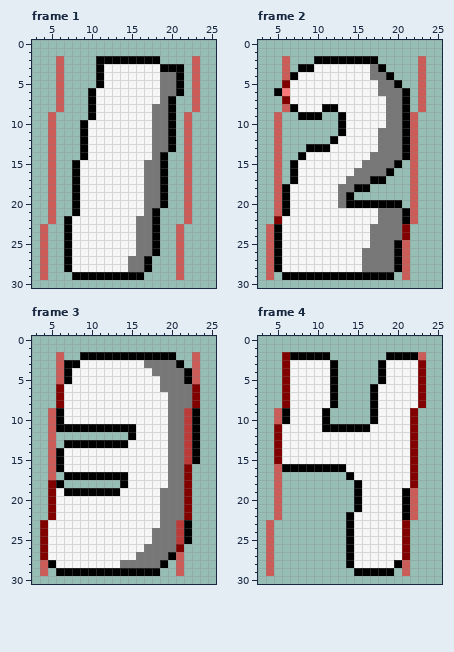
Two versions of one pixel-art file, asset shit/hud gfx/combo font/combo font.aseprite. The first picture shows the starting point.
29x33 pixels, 4 frames. Shown: frame 1: x 3..25, y 0..30; frame 2: x 3..25, y 0..30; frame 3: x 3..25, y 0..30; frame 4: x 3..25, y 0..30. The commit also changed other frames, which this record leaves out.
New version:
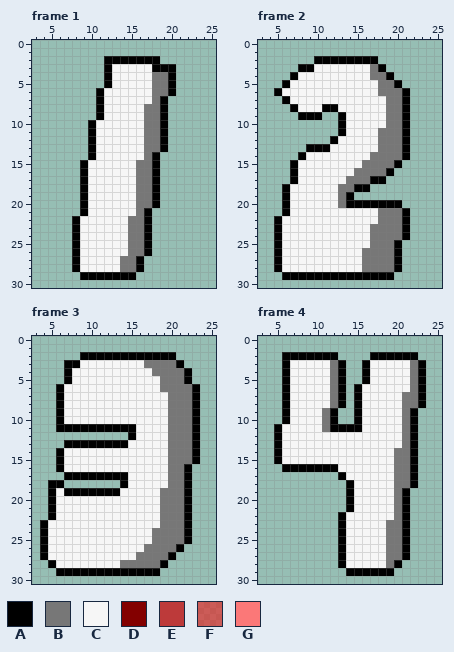
Palette (. is transparent): A #000000  B #777777  C #f6f6f6  D #830000  E #bd3a3a  F #ff000083  G #fb7878
What changed:
layer "Layer 2" now hidden
Changed rows in their new state; - is an unchanged pixel.
Frame 1:
first column x 4:
 2 --.----.-----------.
 3 --.----.A-----A--.-.
 4 --.----.A-----B-A.-.
 5 --.----.A-----B-A.-.
 6 --.---.A------B-A.-.
 7 --.---.A------BA.--.
 8 --.---.A-----B-A.--.
 9 -.----.A-----B-A.-.-
10 -.---.A------B-A.-.-
11 -.---.A------B-A.-.-
12 -.---.A------B-A.-.-
13 -.---.A------B-A.-.-
14 -.---.A------BA.--.-
15 -.--.A------B-A.--.-
16 -.--.A------B-A.--.-
17 -.--.A------B-A.--.-
18 -.--.A------B-A.--.-
19 -.--.A------B-A.--.-
20 -.--.A------B-A.--.-
21 -.--.A------BA.---.-
22 -.-.A------B-A.---.-
23 .--.A------B-A.--.--
24 .--.A------B-A.--.--
25 .--.A------B-A.--.--
26 .--.A------B-A.--.--
27 .--.A-----B-A.---.--
28 .--.A-----B-A.---.--
29 .---.-------.----.--
Frame 2:
first column x 4:
 2 --.----------------.
 3 --.----------------.
 4 --.----------------.
 5 --A----------------.
 6 --C----------------.
 7 --A----------------.
 8 --.----------------.
 9 -.----------------.-
10 -.----------------.-
11 -.----------------.-
12 -.----------------.-
13 -.----------------.-
14 -.----------------.-
15 -.----------------.-
16 -.----------------.-
17 -.----------------.-
18 -.----------------.-
19 -.----------------.-
20 -.----------------.-
21 -.----------------.-
22 -A----------------.-
23 .----------------A--
24 .----------------A--
25 .----------------.--
26 .----------------.--
27 .----------------.--
28 .----------------.--
29 .----------------.--
Frame 3:
first column x 4:
 2 --.----------------.
 3 --.----------------.
 4 --.----------------.
 5 --.----------------.
 6 --A----------------A
 7 --A----------------A
 8 --A----------------A
 9 -.----------------B-
10 -.----------------B-
11 -.----------------B-
12 -.----------------B-
13 -.----------------B-
14 -.----------------B-
15 -.----------------B-
16 -.----------------A-
17 -.----------------A-
18 -A----------------A-
19 -A----------------A-
20 -A----------------A-
21 -A----------------A-
22 -A----------------A-
23 A----------------B--
24 A----------------B--
25 A----------------B--
26 A----------------A--
27 A----------------.--
28 .----------------.--
29 .----------------.--
Frame 4:
first column x 4:
 2 --A-----A----AA----.
 3 --A-----BA--ACC---BA
 4 --A-----BA--ACC---BA
 5 --A-----BA--ACC---BA
 6 --A-----BA-ACC----BA
 7 --A-----BA-ACC---BBA
 8 --A-----BA-ACC---BBA
 9 -.-----BA--ACC---BA-
10 -.-----BA--ACC---BA-
11 -A-----B----C----BA-
12 -A---------------BA-
13 -A---------------BA-
14 -A--------------BBA-
15 -A--------------BBA-
16 -.-------C------BBA-
17 -.-------AC-----BBA-
18 -.--------AC----BBA-
19 -.--------AC----B-.-
20 -.--------AC----B-.-
21 -.--------AC----B-.-
22 -.-------AC-----B-.-
23 .--------AC----BBA--
24 .--------AC----BBA--
25 .--------AC----BBA--
26 .--------AC----BBA--
27 .--------AC----BBA--
28 .--------AC----B-.--
29 .---------A------.--
Changed places in both pictures, as pixel boxes (x1, y1, x2, y2):
changed: (40, 56, 200, 280)
changed: (266, 56, 290, 280)
changed: (402, 56, 426, 280)
changed: (40, 352, 64, 576)
changed: (176, 352, 200, 576)
changed: (266, 352, 426, 576)
